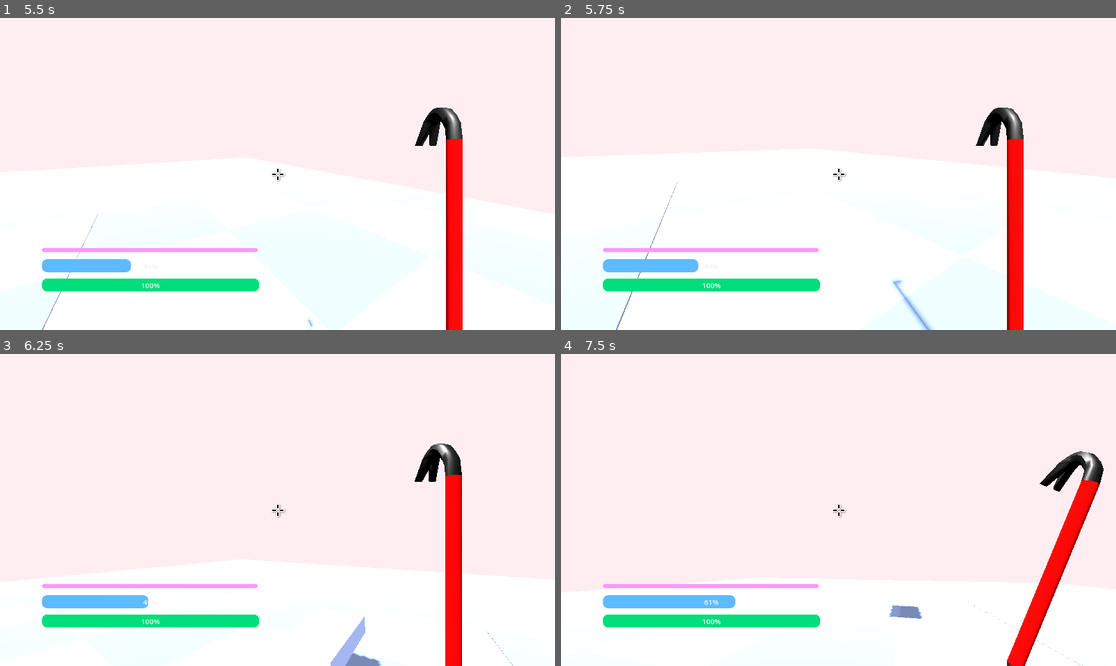
Above: before the commit, frames 1-4 (two rows, left to right).
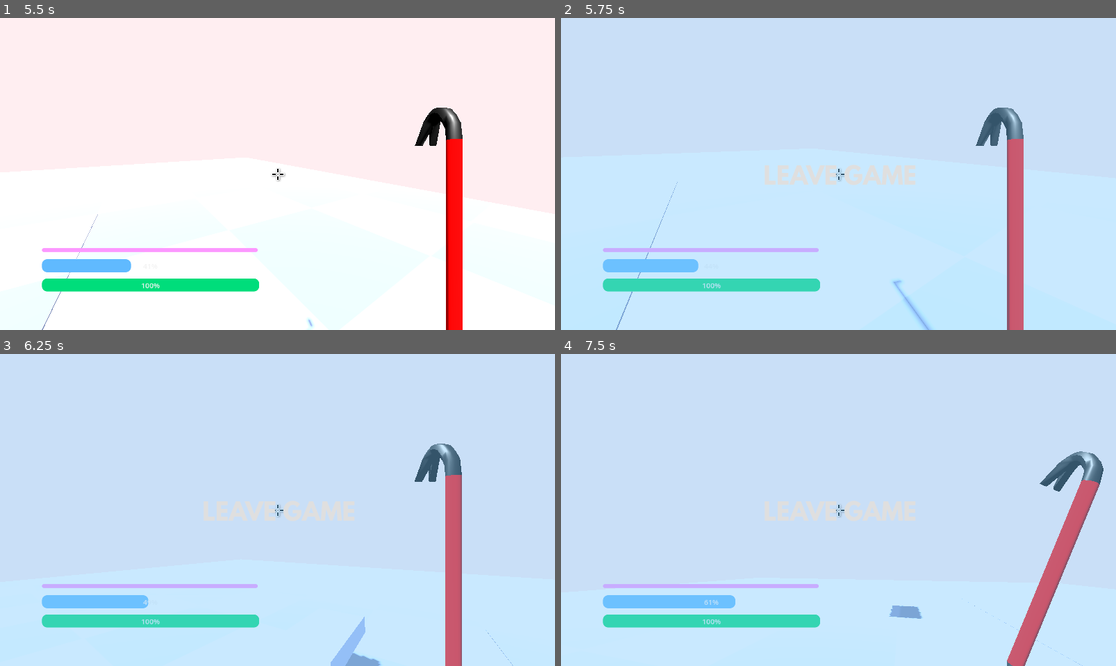
Above: after the commit, the same moments.

Repository: matousposp08/APCompSciGame
Game: Godot game, scene res://MULTIPLAYER STUFF DON'T TOUCH/AP GAME ONLY/scenes/world2.tscn
Same seed, same stepped clock (60 frames per second), same inputs: the game is played once before the commit and once after it.
Inputs (mouse positions are in pixels of both pictures, inside the frame that each line leads up to):
- Up to frame 1 (5.5 s): click (277, 205) at 0.52 s; type "12" at 0.6 s; click "HOST" at 1.25 s; tap Enter (ui_accept) at 2 s; move the mouse to (399, 158) at 2.02 s; hold D (move_right) 2.03-2.78 s; tap F (build) at 2.1 s; tap Space (move_jump) at 2.27, 3.02, 4.52, 5.27 s; move the mouse to (166, 189) at 2.77 s; hold S (move_backward) 2.78-3.53 s; click (166, 189) at 2.85 s; move the mouse to (333, 105) at 3.52 s; hold D (move_right) 3.53-4.28 s; tap E (magic) at 3.6 s; move the mouse to (249, 236) at 4.27 s; hold W (move_forward) 4.28-5.03 s; tap Q (melee) at 4.35 s; move the mouse to (444, 220) at 5.02 s; hold A (move_left) from 5.03 s (still down); hold C (move_crouch) from 5.03 s (still down)
- Up to frame 2 (5.75 s): keep holding A (move_left); keep holding C (move_crouch); tap Escape (game_pause) at 5.65 s
- Up to frame 3 (6.25 s): keep holding A (move_left); move the mouse to (111, 463) at 5.77 s; release C (move_crouch) at 5.78 s; tap Shift (move_sprint) at 5.85 s; tap Space (move_jump) at 6.02 s
- Up to frame 4 (7.5 s): move the mouse to (866, 510) at 6.52 s; release A (move_left) at 6.53 s; hold S (move_backward) 6.53-7.28 s; tap F (build) at 6.6 s; move the mouse to (755, 432) at 7.27 s; hold D (move_right) from 7.28 s (still down); click (755, 432) at 7.35 s

Frame 1 is identical in both runs. In frame 2, 99% of the frame differs, in the area x 0-100%, y 0-100%; in frame 3, 99%; in frame 4, 99%.

Commit message:
working leave menu

Diff:
--- a/MULTIPLAYER STUFF DON'T TOUCH/AP GAME ONLY/scenes/world2.tscn
+++ b/MULTIPLAYER STUFF DON'T TOUCH/AP GAME ONLY/scenes/world2.tscn
@@ -1,8 +1,9 @@
-[gd_scene load_steps=13 format=3 uid="uid://dvbgf6drv86br"]
+[gd_scene load_steps=14 format=3 uid="uid://dvbgf6drv86br"]
 
 [ext_resource type="Script" path="res://MULTIPLAYER STUFF DON'T TOUCH/AP GAME ONLY/scripts/world2.gd" id="1_x87ln"]
 [ext_resource type="PackedScene" uid="uid://kjea0mrd5e5c" path="res://scenes/dummy.tscn" id="3_6ryqq"]
 [ext_resource type="Texture2D" uid="uid://j7e5sqa0ey4q" path="res://stuff/texture_07.png" id="3_58qs6"]
+[ext_resource type="PackedScene" uid="uid://dubowrogt5yfl" path="res://p_menu.tscn" id="3_buys0"]
 [ext_resource type="FontFile" uid="uid://dit0qnvk46pnq" path="res://LeagueSpartan-Bold.otf" id="3_ik7bt"]
 
 [sub_resource type="StandardMaterial3D" id="StandardMaterial3D_g34t0"]
@@ -103,6 +104,8 @@
 size = Vector3(12, 1, 14)
 material = SubResource("StandardMaterial3D_jxrtg")
 
+[node name="PMenu" parent="." instance=ExtResource("3_buys0")]
+
 [node name="CanvasLayer" type="CanvasLayer" parent="."]
 
 [node name="ColorRect" type="ColorRect" parent="CanvasLayer"]
--- a/MULTIPLAYER STUFF DON'T TOUCH/AP GAME ONLY/scripts/world2.gd
+++ b/MULTIPLAYER STUFF DON'T TOUCH/AP GAME ONLY/scripts/world2.gd
@@ -7,6 +7,16 @@
 const Player = preload("res://scenes/player/player.tscn")
 const PORT = 9999
 var enet_peer = ENetMultiplayerPeer.new()
+
+func _ready() -> void:
+	$PMenu.hide()
+
+func _process(delta: float) -> void:
+	if Input.is_action_just_pressed("game_pause"):
+		if $PMenu.visible:
+			$PMenu.hide()
+		else:
+			$PMenu.show()
 
 func add_player(peer_id):
 	var player = Player.instantiate()
@@ -20,6 +30,7 @@
 
 func _on_host_button_pressed():
 	main_menu.hide()
+
 	$CanvasLayer/ColorRect.hide()
 	enet_peer.create_server(PORT)
 	multiplayer.multiplayer_peer = enet_peer
--- a/p_menu.tscn
+++ b/p_menu.tscn
@@ -20,10 +20,10 @@
 color = Color(0.494118, 0.792157, 1, 0.415686)
 
 [node name="Button" type="Button" parent="."]
-offset_left = 423.0
-offset_top = 288.0
-offset_right = 742.0
-offset_bottom = 357.0
+offset_left = 420.0
+offset_top = 298.0
+offset_right = 739.0
+offset_bottom = 367.0
 theme_override_fonts/font = ExtResource("1_lrpiw")
 theme_override_font_sizes/font_size = 48
 theme_override_styles/normal = SubResource("StyleBoxFlat_65pwm")
